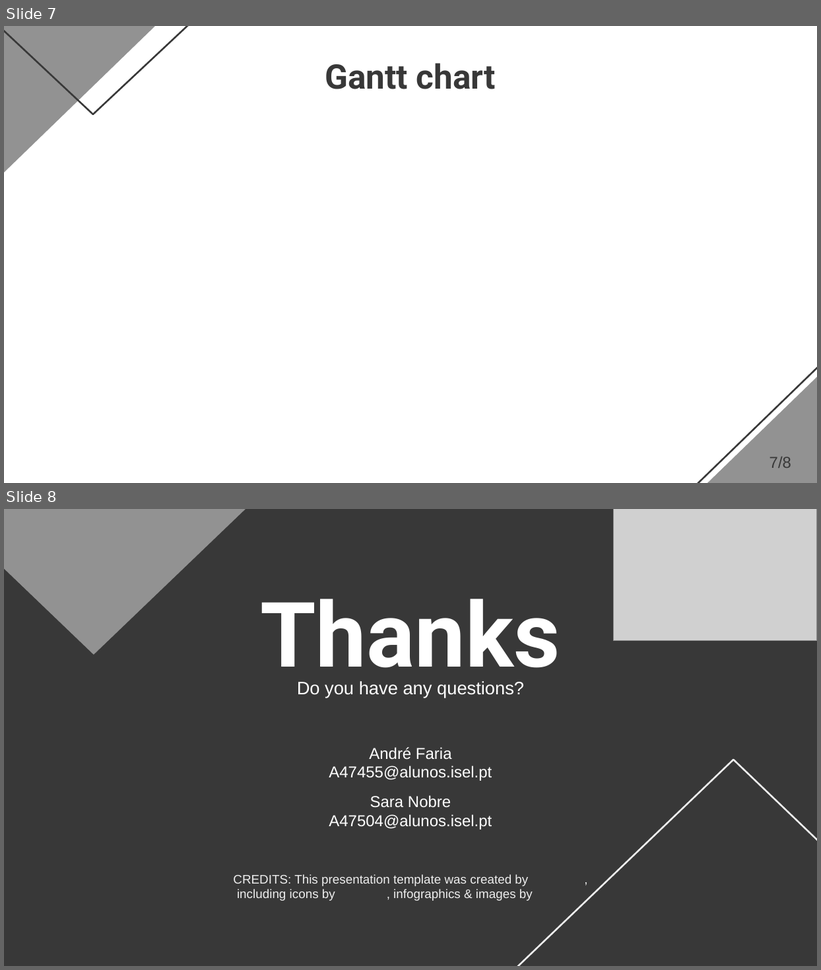
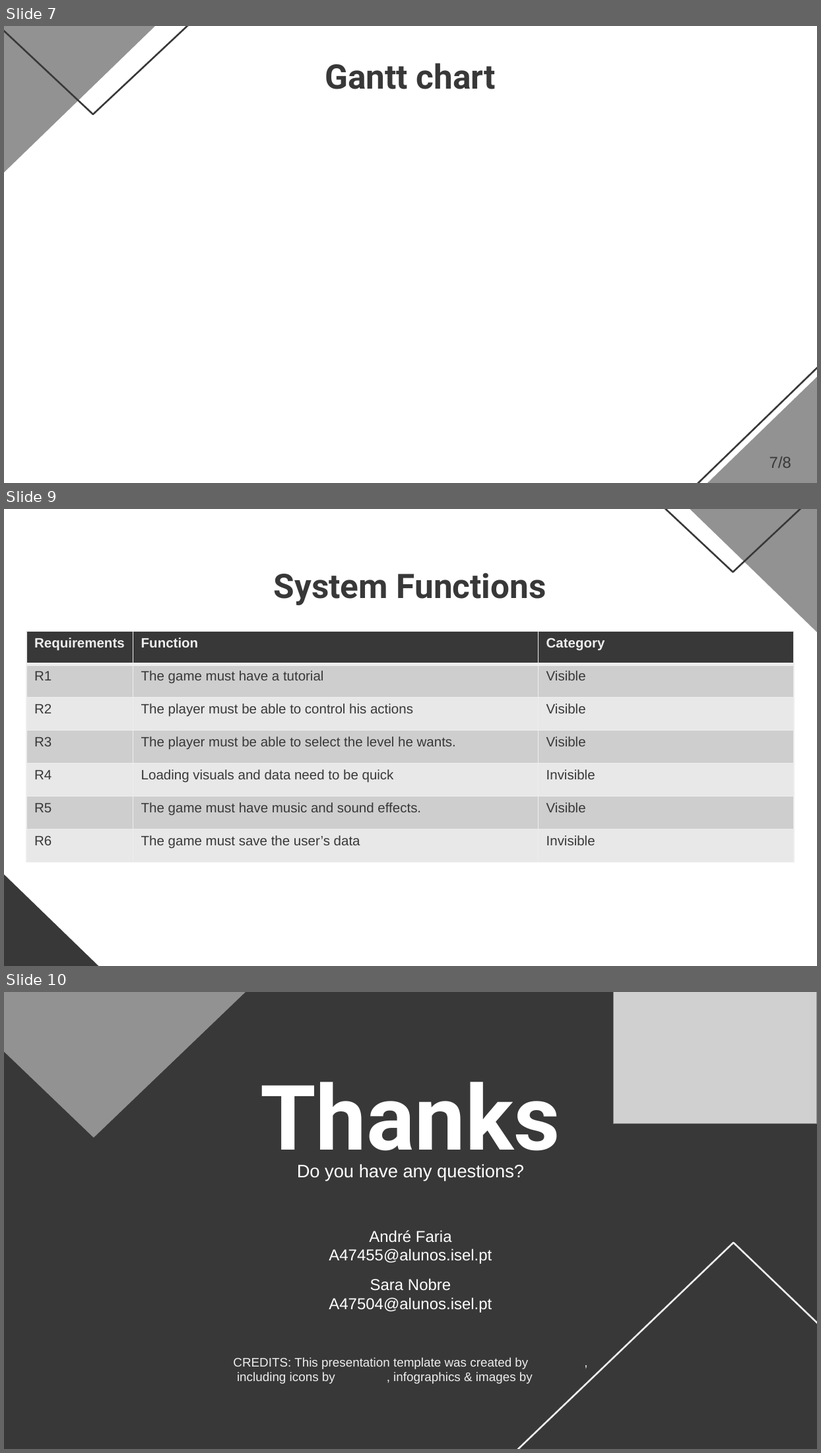
Before and after one commit to FariaXD/UnityMobileGame-FinalProject, a slide deck: ReportsAndOthers/Presentations/Presentation.pptx. Shown one above the other, each under a label of ours: slides 7 and 8 before the commit, slides 7, 9 and 10 after it; the slides between them are not shown. The pictures are 821x970 and 821x1453 pixels, drawn with LibreOffice and Linux fonts; fonts in the diff are those of the drawing; grey boxes stand for pictures; background and template pictures are left out. Boxes give left, top, right and bottom in pixels: in the first picture for what was removed or moved away, otherwise in the second. Text is boxed around its words. In the diff, an @@ line names an element or a change of style, - is before the commit and + after.

```diff
--- a/ReportsAndOthers/Presentations/Presentation.pptx
+++ b/ReportsAndOthers/Presentations/Presentation.pptx
@@ slide 9 added at [4, 509, 817, 966], background #FFFFFF @@
@@ triangle added at [494, 509, 817, 572], outline #383838 1.5 pt @@
@@ right triangle added at [582, 509, 817, 698], fill #929292 @@
@@ title added at [274, 573, 547, 605], 30 pt, text #383838, bold @@
+System Functions
@@ table added at [26, 632, 793, 863], 7 rows, 3 columns @@
+Requirements | Function | Category
+R1 | The game must have a tutorial | Visible
+R2 | The player must be able to control his actions | Visible
+R3 | The player must be able to select the level he wants. | Visible
+R4 | Loading visuals and data need to be quick | Invisible
+R5 | The game must have music and sound effects. | Visible
+R6 | The game must save the user’s data | Invisible
@@ right triangle added at [4, 729, 157, 966], fill #383838 @@
@@ what was slide 8 is now slide 10 @@
```
Also in this commit, not shown: 3 slides changed, 1 other slide added, 8 other files.
